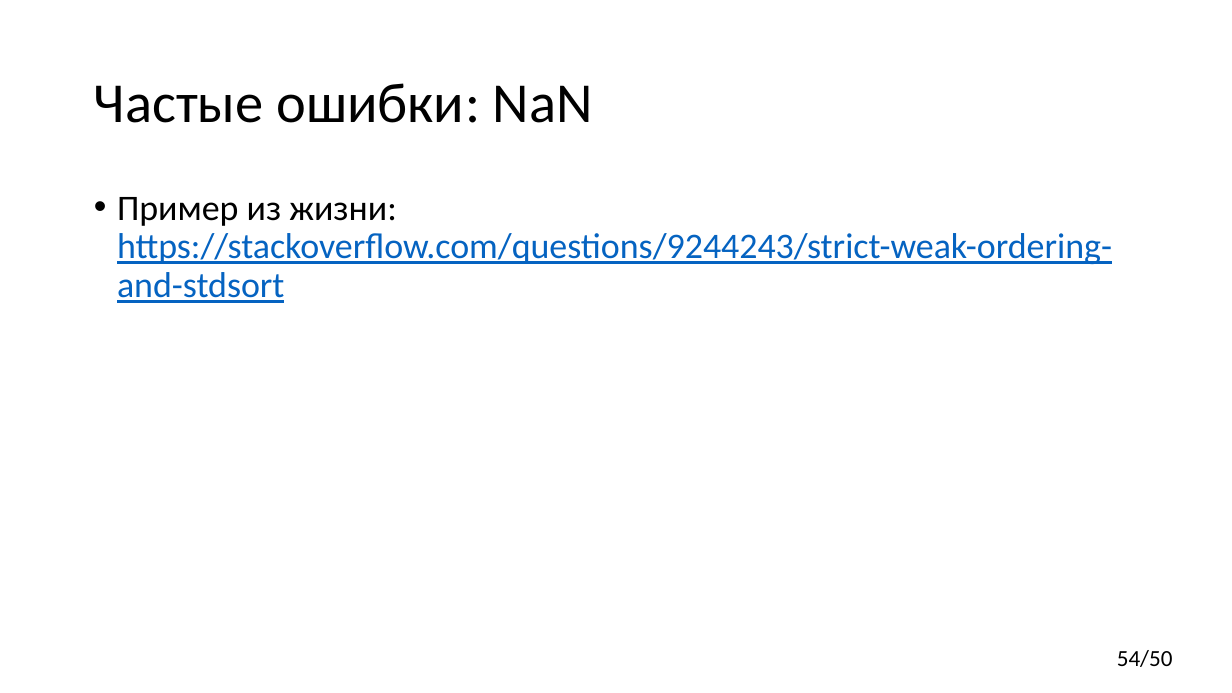
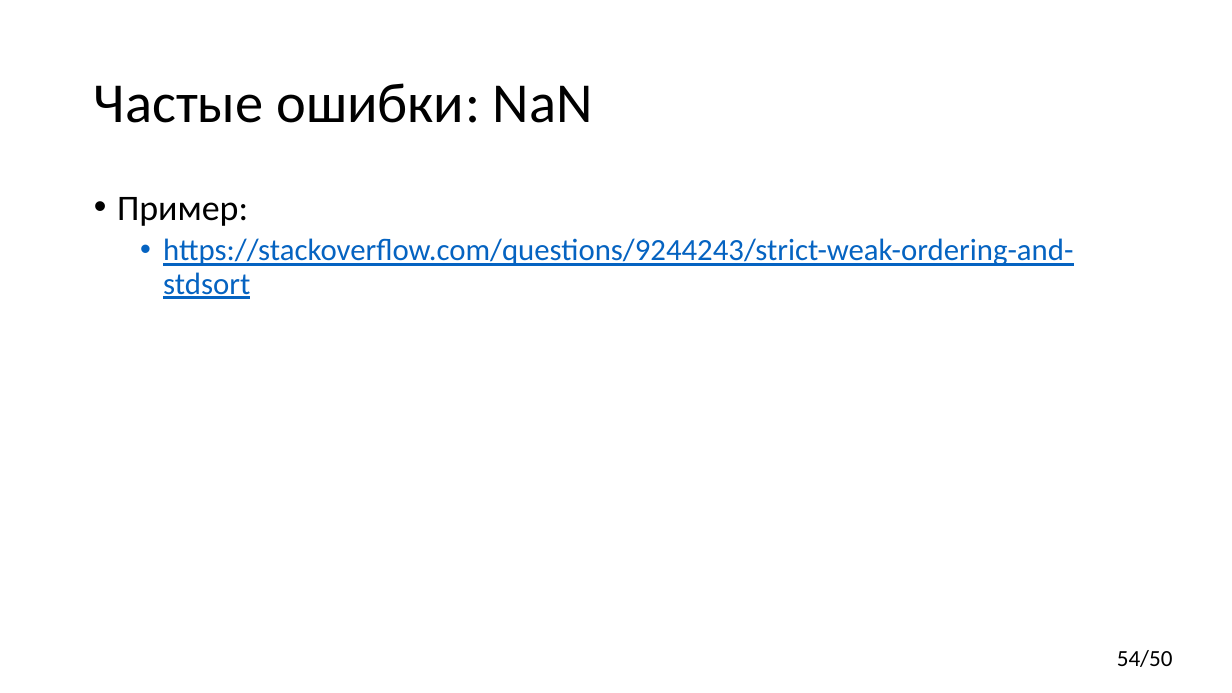
Before and after one commit to yugr/CppRussia, a slide deck: slide 54 of 2023/RU.pptx. Drawn at 1232x693 pixels with LibreOffice and Linux fonts; fonts in the diff are those of the drawing. Boxes give left, top, right and bottom in pixels: in the first picture for what was removed or moved away, otherwise in the second. Text is boxed around its words. In the diff, an @@ line names an element or a change of style, - is before the commit and + after.

```diff
--- a/2023/RU.pptx
+++ b/2023/RU.pptx
@@ text at (x1=117, y1=197, x2=1073, y2=299): text changed; size 28 to 24 pt @@
-• Пример из жизни: https://stackoverflow.com/questions/9244243/strict-weak-ordering-and-stdsort
+• Пример:
+  • https://stackoverflow.com/questions/9244243/strict-weak-ordering-and-stdsort
```
Also in this commit, not shown: 8 other slides changed.
